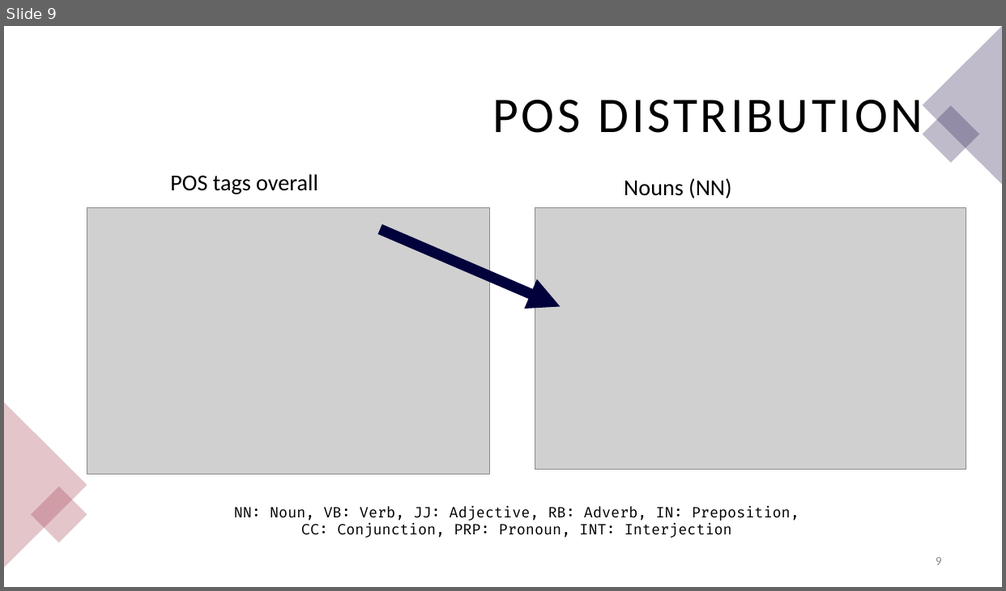
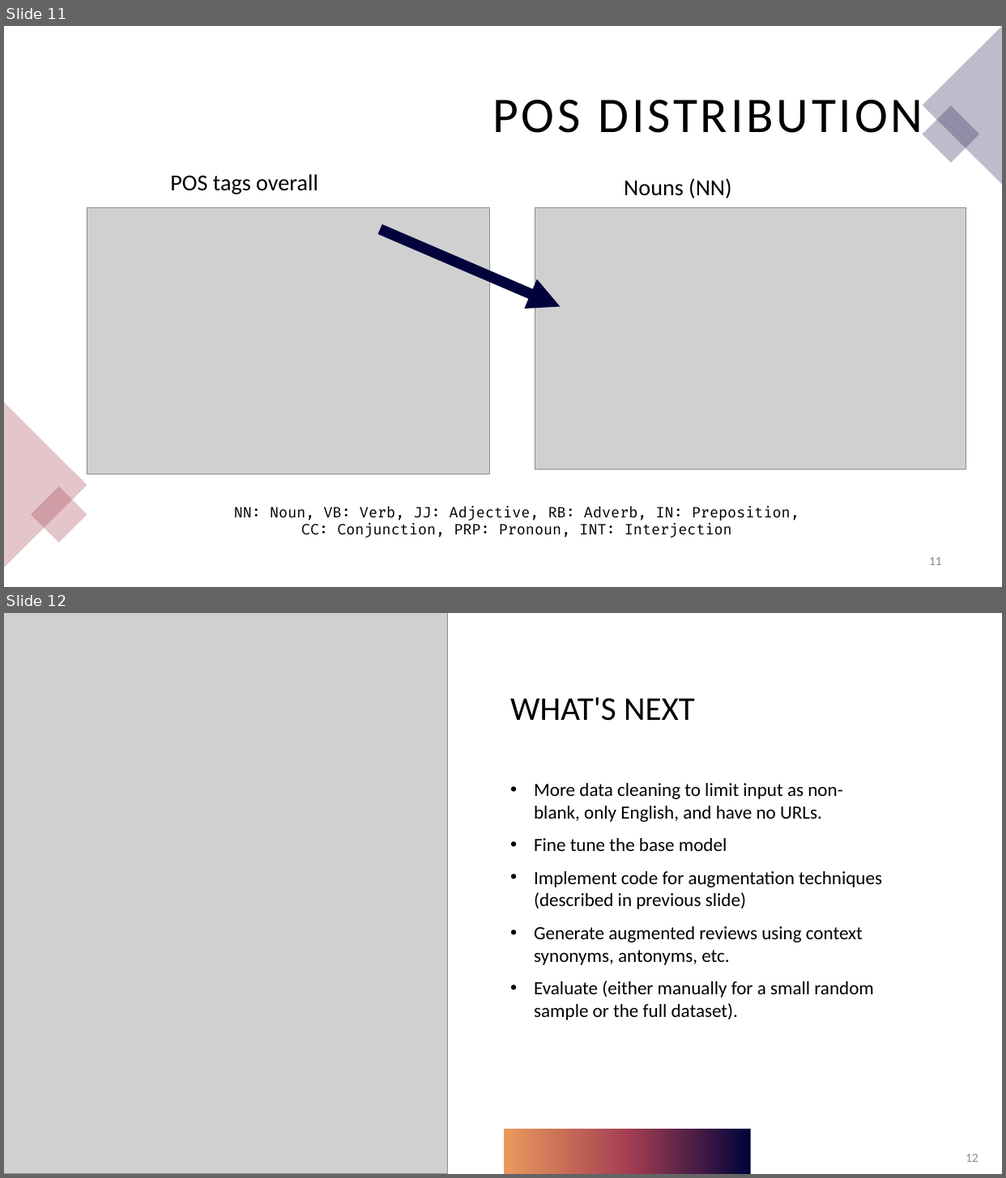
Before and after one commit to echemochek/nlp-albumentation-with-yelp-reviews, a slide deck: Text Albumentation.pptx. Shown one above the other, each under a label of ours: slide 9 before the commit, slides 11 and 12 after it. The pictures are 1006x591 and 1006x1178 pixels, drawn with LibreOffice and Linux fonts; fonts in the diff are those of the drawing; grey boxes stand for pictures. Boxes give left, top, right and bottom in pixels: in the first picture for what was removed or moved away, otherwise in the second. Text is boxed around its words. In the diff, an @@ line names an element or a change of style, - is before the commit and + after.

```diff
--- a/Text Albumentation.pptx
+++ b/Text Albumentation.pptx
@@ slide 12 added at (x1=4, y1=613, x2=1002, y2=1174), background #FFFFFF @@
@@ picture added at (x1=4, y1=613, x2=447, y2=1174) @@
@@ title added at (x1=510, y1=697, x2=695, y2=721), 32 pt, text #000000 @@
+WHAT'S NEXT
@@ text added at (x1=534, y1=783, x2=882, y2=1020), 18 pt, text #000000 @@
+• More data cleaning to limit input as non-blank, only English, and have no URLs.
+• Fine tune the base model
+• Implement code for augmentation techniques (described in previous slide)
+• Generate augmented reviews using context synonyms, antonyms, etc.
+• Evaluate (either manually for a small random sample or the full dataset).
@@ rectangle added at (x1=504, y1=1129, x2=751, y2=1174), fill gradient #01023B to #A53F52 to #EA9A5C @@
@@ page number added at (x1=965, y1=1154, x2=978, y2=1162), 12 pt, text #8C8C8C @@
+12
@@ what was slide 9 is now slide 11 @@
@@ page number at (x1=929, y1=557, x2=942, y2=565): text changed @@
-9
+11
```
Also in this commit, not shown: 3 slides changed, 2 other slides added, 1 slide removed, 1 other file.
